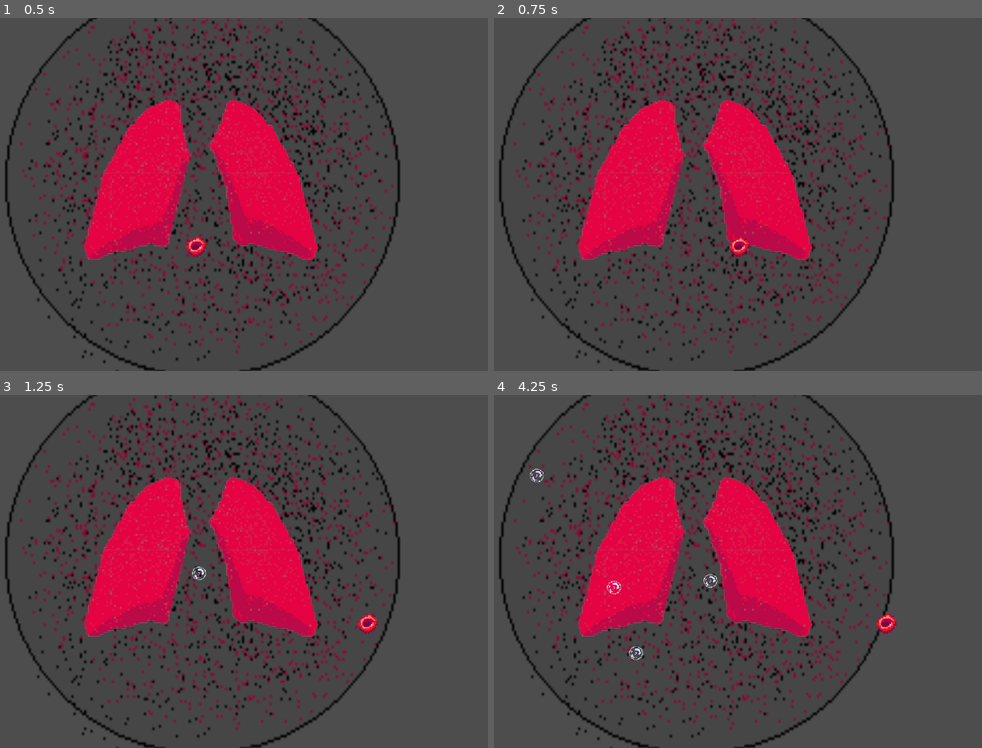
Above: before the commit, frames 1-4 (two rows, left to right).
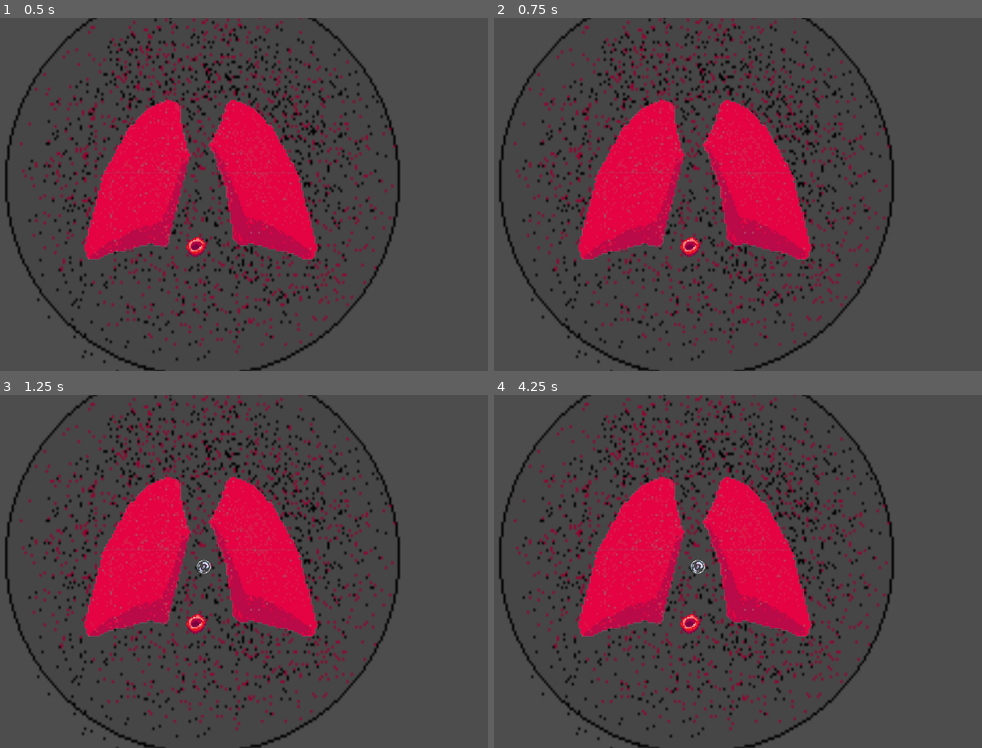
Above: after the commit, the same moments.

Repository: Fran0004/Malaga_jam
Game: Godot game, scene res://Prefabs/lung_room.tscn
Two runs of this game, one before a commit and one after it. Both use one fixed random seed, a clock stepped at 60 frames per second and the inputs below. This scene is started directly instead of the project's main scene.
Inputs:
- Up to frame 1 (0.5 s): no input
- Up to frame 2 (0.75 s): tap Enter at 0.5 s; hold Right (ui_right) from 0.53 s (still down); tap E (trade) at 0.6 s
- Up to frame 3 (1.25 s): keep holding Right (ui_right)
- Up to frame 4 (4.25 s): release Right (ui_right) at 1.28 s; hold Down (ui_down) 1.28-2.03 s; tap E (trade) every 0.75 s from 1.35 to 3.6 s; hold Right (ui_right) 2.03-2.78 s; hold Up (ui_up) 2.78-3.53 s; hold Left (ui_left) from 3.53 s (still down)

Frame 1 is identical in both runs. In frame 2, 0.3% of the frame differs, in the area x 38-53%, y 62-68%; in frame 3, 0.4%; in frame 4, 0.6%, in the area x 7-83%, y 20-76%.

Commit message:
burbujas spawn

Diff:
--- a/Prefabs/Testing.tscn
+++ b/Prefabs/Testing.tscn
@@ -1,7 +1,8 @@
-[gd_scene load_steps=4 format=3 uid="uid://12lqa58204vf"]
+[gd_scene load_steps=5 format=3 uid="uid://12lqa58204vf"]
 
 [ext_resource type="Texture2D" uid="uid://yrgfvd8dfnl4" path="res://Assets/Sprites/Character/image.png" id="1_1cumv"]
 [ext_resource type="PackedScene" uid="uid://du3n3tp1kn4xj" path="res://Prefabs/player.tscn" id="1_e22wt"]
+[ext_resource type="Script" path="res://Scripts/pulmones.gd" id="2_eumy6"]
 
 [sub_resource type="RectangleShape2D" id="RectangleShape2D_57cuj"]
 size = Vector2(385, 366)
@@ -11,6 +12,7 @@
 [node name="Pulmones" type="Sprite2D" parent="."]
 position = Vector2(601, 286)
 texture = ExtResource("1_1cumv")
+script = ExtResource("2_eumy6")
 
 [node name="Area2D" type="Area2D" parent="Pulmones"]
 
@@ -18,6 +20,9 @@
 position = Vector2(-715.5, 327)
 shape = SubResource("RectangleShape2D_57cuj")
 
+[node name="Spawnpoint" type="Node2D" parent="Pulmones"]
+position = Vector2(37, 33)
+
 [node name="Player" parent="." instance=ExtResource("1_e22wt")]
 position = Vector2(363, 228)
 
--- a/Prefabs/air_bubble.tscn
+++ b/Prefabs/air_bubble.tscn
@@ -17,3 +17,8 @@
 position = Vector2(0.645, 0)
 scale = Vector2(1.36, 1.36)
 shape = SubResource("CircleShape2D_b2vvt")
+
+[node name="bubbleTimer" type="Timer" parent="."]
+wait_time = 10.0
+one_shot = true
+autostart = true
--- a/Scripts/Lungs/AirBubble/air_bubble.gd
+++ b/Scripts/Lungs/AirBubble/air_bubble.gd
@@ -4,39 +4,21 @@
 var speed : float
 var direction : float
 var velocity : Vector2
-
+@onready var spawn_point = $Pulmones/SpawnPoint
+var testing = preload("res://Prefabs/Testing.tscn")
 # Circular room properties (radius from center)
 @export var room_radius : float = 400.0    # Circle radius
 @export var room_center : Vector2 = Vector2(200, 100)  # Center of circular area
 
 func _ready():
-	randomize_velocity()
+	pass
+func _process(delta):
+	pass
 
-func _process(delta):
-	position += velocity * delta
-	check_circular_boundary()
+func spawn_bubble():
+	var spawn_point_bubble = preload("res://Prefabs/Testing.tscn").instantiate()
+	add_child(spawn_point_bubble)
 
-func randomize_velocity():
-	# Random speed between 50-200 pixels/second
-	speed = randf_range(50, 200)
-
-	# Random direction (0-360 degrees)
-	direction = randf_range(0, 360)
-
-	# Convert to velocity vector
-	velocity = Vector2.from_angle(deg_to_rad(direction)) * speed
-
-func check_circular_boundary():
-	var to_center = position - room_center
-	var distance_from_center = to_center.length()
-
-	if distance_from_center > room_radius:
-		# Calculate reflection using normal vector pointing out from circle
-		var normal = to_center.normalized()
-		randomize_velocity()
-
-		# Position correction to keep inside circle
-		position = room_center + normal * room_radius * 0.95
 
 func set_initial_position(pos: Vector2):
-	position = pos
+	pos -= Vector2(randi_range(-50, 50), randi_range(-50, 50))
--- a/Scripts/Player/player_test.gd
+++ b/Scripts/Player/player_test.gd
@@ -1,23 +1,2 @@
-extends CharacterBody2D
 
-#Movement
-
-@export var speed: float = 500.0
-
-func _physics_process(delta: float) -> void:
-	var direction := Vector2.ZERO
-
-	if Input.is_action_pressed("ui_right"):
-		direction.x += 1
-	if Input.is_action_pressed("ui_left"):
-		direction.x -= 1
-	if Input.is_action_pressed("ui_down"):
-		direction.y += 1
-	if Input.is_action_pressed("ui_up"):
-		direction.y -= 1
-
-	if direction != Vector2.ZERO:
-		direction = direction.normalized()  # Normalize to ensure consistent speed
-
-	velocity = direction * speed
-	move_and_slide()
+var Burbuja = preload("res://Prefabs/air_bubble.tscn")
--- /dev/null
+++ b/Scripts/pulmones.gd
@@ -0,0 +1,24 @@
+extends Sprite2D
+
+@onready var spawnpoint: Node2D = $Spawnpoint
+@onready var bubble_timer: Timer = $bubbleTimer
+
+const AIR_BUBBLE = preload("res://Prefabs/air_bubble.tscn")
+var max_bubbles = 10
+var current_bubbles = 0
+
+# Called when the node enters the scene tree for the first time.
+func _ready() -> void:
+	pass
+
+# Called every frame. 'delta' is the elapsed time since the previous frame.
+func create_bubble():
+	if bubble_timer.time_left <= 0 and current_bubbles < max_bubbles:
+		var newBubble = AIR_BUBBLE.instantiate()
+		get_node(".").add_child(newBubble)
+		newBubble.position = spawnpoint.position + Vector2(randi_range(-200, 200), randi_range(-200, 200))
+		current_bubbles += 1
+		bubble_timer.start()
+
+func _process(delta: float) -> void:
+	create_bubble()
